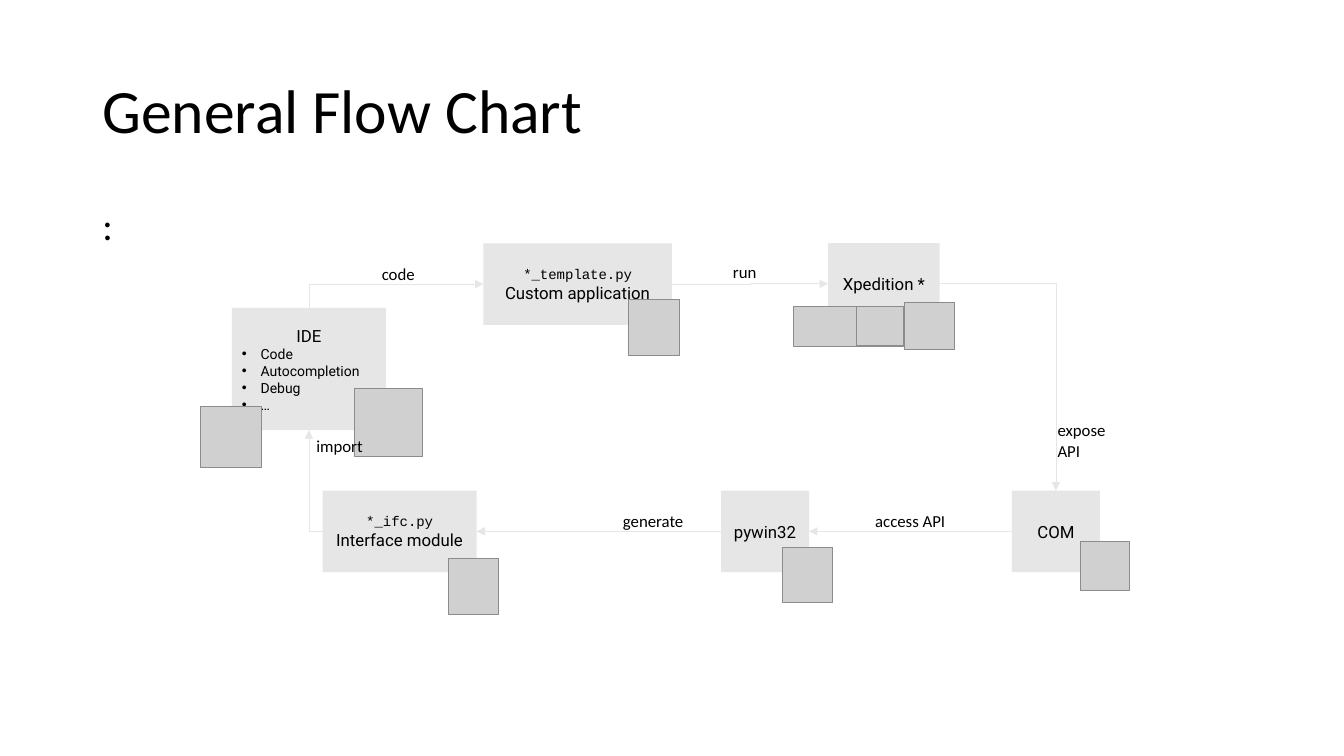
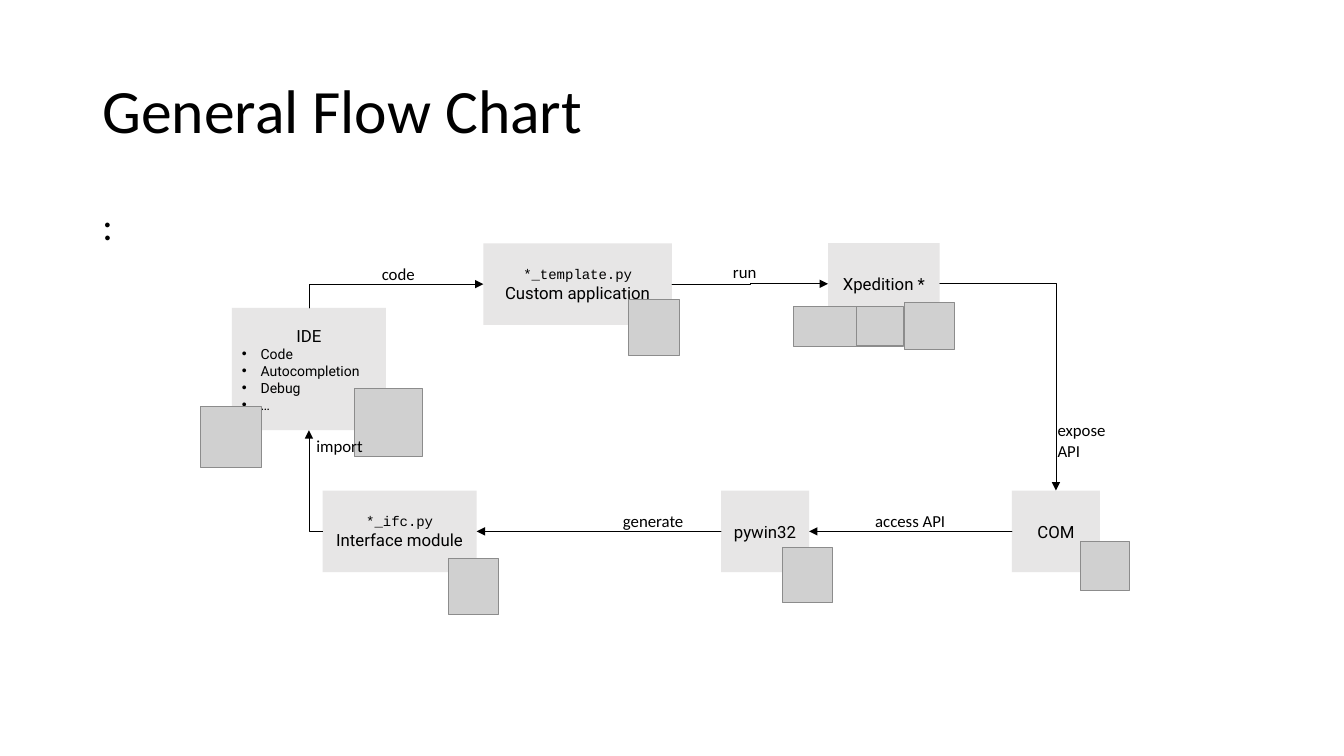
Before and after one commit to EdgarMerger/SiemensEDA_Python_Interface, a slide deck: slide 2 of xpedition_designer/images/flow-chart.pptx. Drawn at 1344x756 pixels with LibreOffice and Linux fonts; fonts in the diff are those of the drawing; grey boxes stand for pictures. Boxes give left, top, right and bottom in pixels: in the first picture for what was removed or moved away, otherwise in the second. Text is boxed around its words. In the diff, an @@ line names an element or a change of style, - is before the commit and + after.

```diff
--- a/xpedition_designer/images/flow-chart.pptx
+++ b/xpedition_designer/images/flow-chart.pptx
@@ elbow arrow (309, 309) - (484, 284): stroke #E7E6E6 0.5 pt to #000000 0.5 pt @@
@@ elbow arrow (673, 284) - (829, 284): stroke #E7E6E6 0.5 pt to #000000 0.5 pt @@
@@ elbow arrow (940, 284) - (1057, 491): stroke #E7E6E6 0.5 pt to #000000 0.5 pt @@
@@ elbow arrow (323, 531) - (309, 431): stroke #E7E6E6 0.5 pt to #000000 0.5 pt @@
@@ elbow arrow (721, 531) - (477, 531): stroke #E7E6E6 0.5 pt to #000000 0.5 pt @@
@@ arrow (1012, 531) - (810, 531): stroke #E7E6E6 0.5 pt to #000000 0.5 pt @@
```
Also in this commit, not shown: 1 other slide changed, 6 other files.
